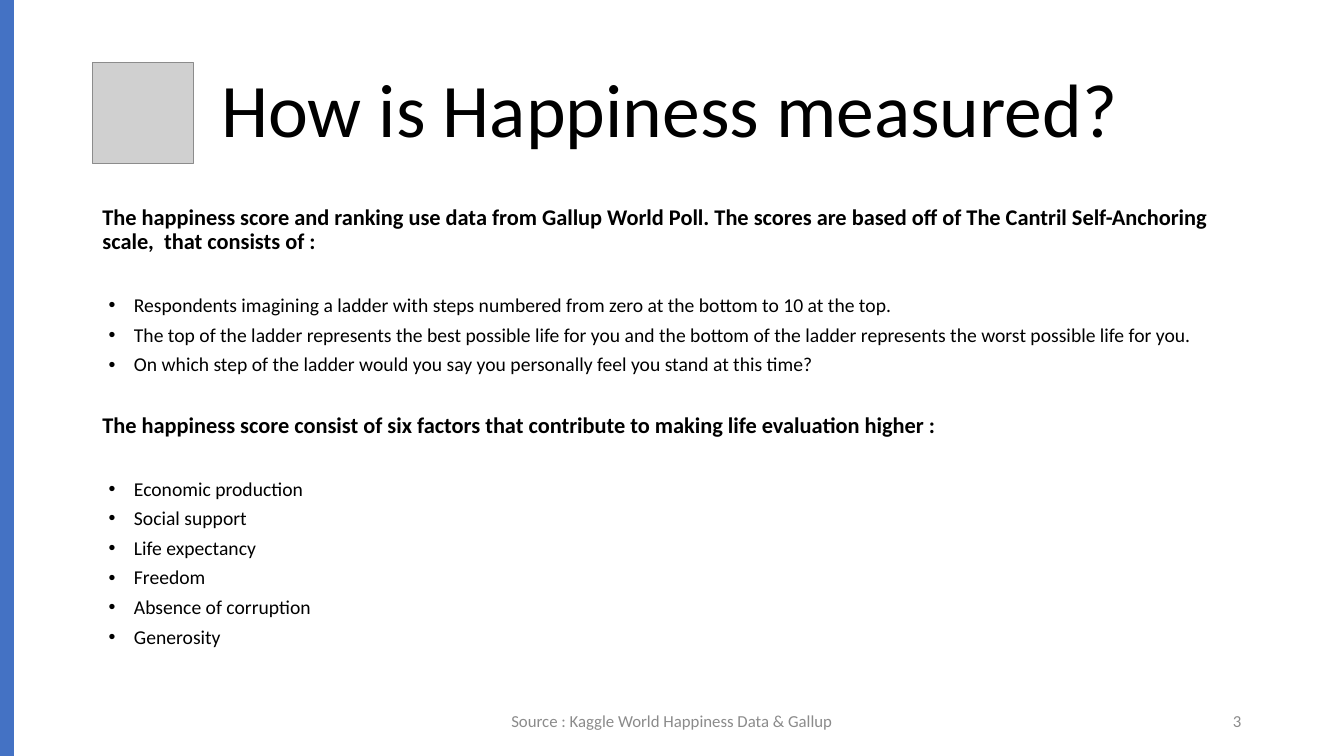
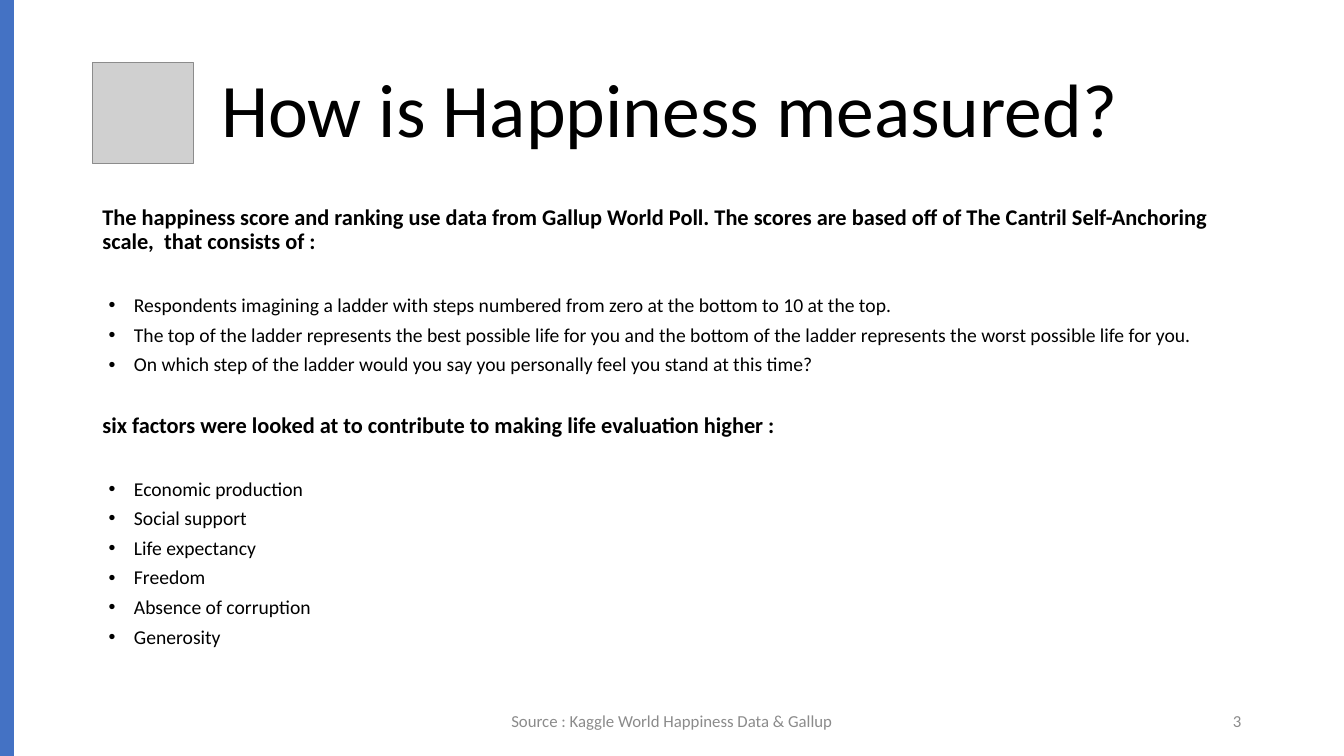
Before and after one commit to jcook25/project-one, a slide deck: slide 3 of World Happiness Report .pptx. Drawn at 1344x756 pixels with LibreOffice and Linux fonts; fonts in the diff are those of the drawing; grey boxes stand for pictures. Boxes give left, top, right and bottom in pixels: in the first picture for what was removed or moved away, otherwise in the second. Text is boxed around its words. In the diff, an @@ line names an element or a change of style, - is before the commit and + after.

```diff
--- a/World Happiness Report .pptx
+++ b/World Happiness Report .pptx
@@ text at (102,417,763,437): text changed @@
-The happiness score consist of six factors that contribute to making life evaluation higher :
+six factors were looked at to contribute to making life evaluation higher :
```
Also in this commit, not shown: 5 slides added, 1 slide removed, 13 other files.
